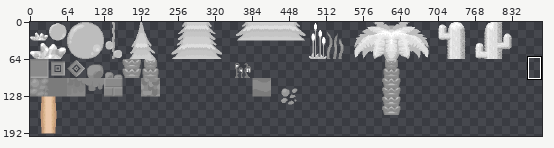
Edited in one commit: sprite sheet (Locust.gmx/background/images/tiles.png). The first picture is a wide view before the edit; the outline marks the close-up.
Close-up. The starting point:
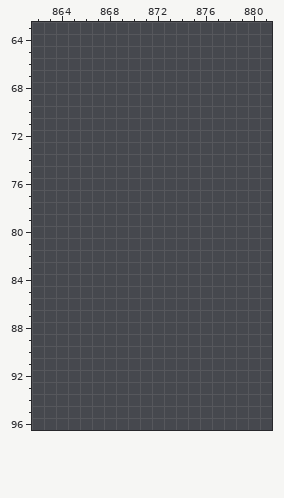
The file is 1024x224 pixels. Colours within 5 levels of each other are drawn and written as one. Shown: x 862..881, y 63..96. The wide view leaves out empty margins. The commit also changed other parts of the picture, which this record leaves out.
New version:
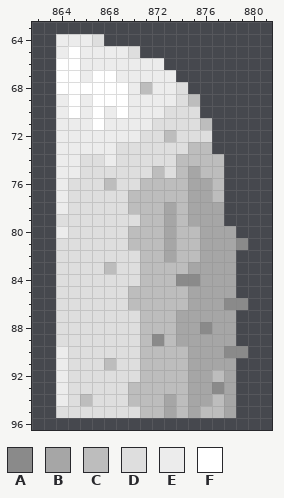
Palette (. is transparent): A #8a8a8a  B #a6a6a6  C #bdbdbd  D #dedede  E #ececec  F #ffffff
Diff:
y 64: x 864..867 .... -> EEED
y 65: x 864..870 ....... -> EFEEEED
y 66: x 864..872 ......... -> FFEEEEEEE
y 67: x 864..873 .......... -> FFEFFEEEEE
y 68: x 864..874 ........... -> FFFFFFECEED
y 69: x 864..875 ............ -> EFEFFFEEEEDC
y 70: x 864..875 ............ -> EFEFEFEEEDDD
y 71: x 864..876 ............. -> EEEFEEEEDDDDC
y 72: x 864..876 ............. -> EEEEEEEDDCDDD
y 73: x 864..876 ............. -> EEEEEDDDDDDCC
y 74: x 864..877 .............. -> EEDDEDDDDDCCCC
y 75: x 864..877 .............. -> EEDDDDDDCDCBCC
y 76: x 864..877 .............. -> EDDDCDDCCCCBBC
y 77: x 864..877 .............. -> EDDDDDCCCCCBBC
y 78: x 864..877 .............. -> EDDDDDCCCBCBBB
y 79: x 864..877 .............. -> DDDDDDDCCBCBBB
y 80: x 864..878 ............... -> EDDDDDCCCBCCBBB
y 81: x 864..879 ................ -> DDDDDDCCCBCCBBBA
y 82: x 864..878 ............... -> DDDDDDDCCBCCBBB
y 83: x 864..878 ............... -> DDDDCDDCCCCBBBB
y 84: x 864..878 ............... -> DDDDDDDCCCAABBB
y 85: x 864..878 ............... -> DDDDDDCCCCCBBBB
y 86: x 864..879 ................ -> DDDDDDCCCCCBBBAA
y 87: x 864..878 ............... -> DDDDDDDCCCBBBBB
y 88: x 864..878 ............... -> DDDDDDDCCCBBABB
y 89: x 864..878 ............... -> DDDDDDDCACBBBBB
y 90: x 864..879 ................ -> EDDDDDDCCCCBBBAA
y 91: x 864..878 ............... -> EDDDCDDCCCCBBBB
y 92: x 864..878 ............... -> EDDDDDDCCCCBBCB
y 93: x 864..878 ............... -> EDDDDDCCCCCBBAB
y 94: x 864..878 ............... -> EDCDDDCCCBCBBCB
y 95: x 864..878 ............... -> DDDDDDDCCBCBCCB
Boxes around the changes in both close-ups, in picture pixels (x1, y1, x2, y2):
added: (56, 34, 248, 418)
